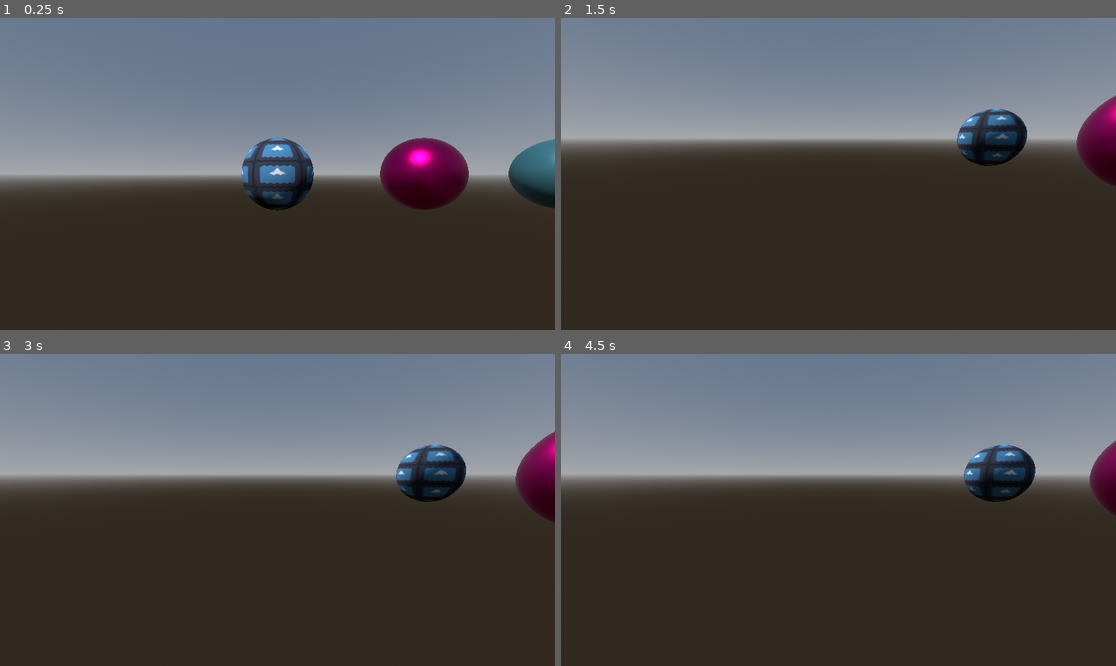
Above: before the commit, frames 1-4 (two rows, left to right).
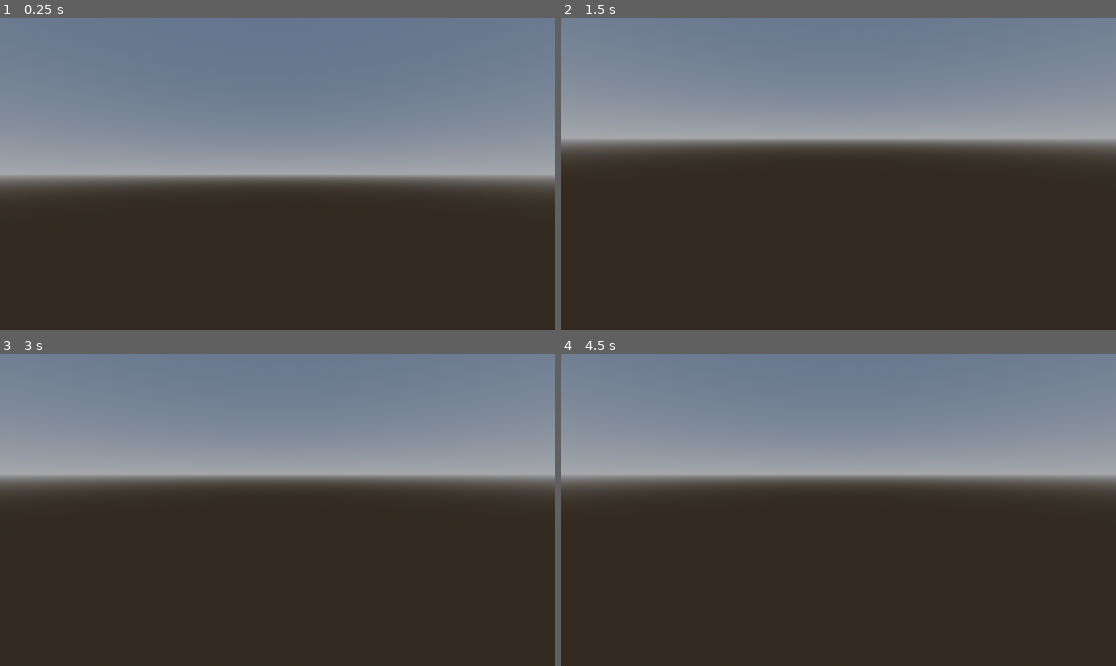
Above: after the commit, the same moments.

Repository: hipml/shaders
Game: Godot game, scene res://scenes/spatial_shaders.tscn
The game is run twice, just before and just after one commit, with the same random seed, the same clock (stepped at 60 frames per second) and the same inputs. The engine's default icon, where the game draws it, is replaced by a stand-in: a white triangle on a blue panel in a dark square.
Inputs (mouse positions are in pixels of both pictures, inside the frame that each line leads up to):
- Up to frame 1 (0.25 s): no input
- Up to frame 2 (1.5 s): tap Enter at 0.5 s; move the mouse to (960, 158) at 0.52 s; hold D (move_right) 0.53-1.28 s; hold Right mouse button (camera_move_mode) 0.53-1.28 s; click (960, 158) at 0.67 s; move the mouse to (810, 174) at 1.27 s; hold W (move_forward) from 1.28 s (still down); tap Shift (camera_speed_up) at 1.35 s
- Up to frame 3 (3 s): tap Space at 2 s; move the mouse to (333, 441) at 2.02 s; release W (move_forward) at 2.03 s; hold D (move_right) 2.03-2.78 s; click (333, 441) at 2.1 s; tap Enter at 2.75, 2.85 s; move the mouse to (249, 572) at 2.77 s; hold W (move_forward) from 2.78 s (still down); click (249, 572) at 2.92 s
- Up to frame 4 (4.5 s): tap Space at 3.5 s; move the mouse to (1005, 556) at 3.52 s; release W (move_forward) at 3.53 s; hold A (move_left) from 3.53 s (still down); tap F at 3.6 s; tap Enter at 4.25 s; move the mouse to (672, 463) at 4.27 s; right-click (672, 463) at 4.35 s

The runs differ from the first frame. In frame 1, 6.5% of the frame differs, in the area x 43-100%, y 38-62%; in frame 2, 3.2%; in frame 3, 3.2%; in frame 4, 2.6%.

Commit message:
water shader

Diff:
--- a/spatial-shaders/scenes/spatial_shaders.tscn
+++ b/spatial-shaders/scenes/spatial_shaders.tscn
@@ -7,6 +7,7 @@
 [ext_resource type="Shader" path="res://shaders/pbr.gdshader" id="5_klg84"]
 [ext_resource type="Shader" path="res://shaders/vertex.gdshader" id="6_jf57q"]
 [ext_resource type="Shader" uid="uid://csndq3sl6dred" path="res://shaders/standardmaterial3d.tres" id="6_uhyhi"]
+[ext_resource type="Shader" path="res://shaders/water.gdshader" id="8_ewnf3"]
 
 [sub_resource type="ProceduralSkyMaterial" id="ProceduralSkyMaterial_7jfiy"]
 
@@ -71,6 +72,39 @@
 [sub_resource type="SphereMesh" id="SphereMesh_3skxq"]
 material = SubResource("ShaderMaterial_fbtku")
 
+[sub_resource type="PlaneMesh" id="PlaneMesh_wkphu"]
+resource_local_to_scene = true
+size = Vector2(10, 10)
+
+[sub_resource type="FastNoiseLite" id="FastNoiseLite_evmor"]
+seed = 2
+
+[sub_resource type="NoiseTexture2D" id="NoiseTexture2D_ccg3i"]
+seamless = true
+as_normal_map = true
+noise = SubResource("FastNoiseLite_evmor")
+
+[sub_resource type="FastNoiseLite" id="FastNoiseLite_kwe1p"]
+fractal_type = 2
+
+[sub_resource type="NoiseTexture2D" id="NoiseTexture2D_8dnui"]
+seamless = true
+as_normal_map = true
+noise = SubResource("FastNoiseLite_kwe1p")
+
+[sub_resource type="ShaderMaterial" id="ShaderMaterial_85vj0"]
+render_priority = 0
+shader = ExtResource("8_ewnf3")
+shader_parameter/albedo = Color(0, 0.425231, 0.498375, 1)
+shader_parameter/metallic = 0.0
+shader_parameter/roughness = 0.0
+shader_parameter/direction1 = Vector2(1, 0)
+shader_parameter/scroll_speed1 = 0.066
+shader_parameter/direction2 = Vector2(1, 0)
+shader_parameter/scroll_speed2 = 0.1
+shader_parameter/normalmap_tex = SubResource("NoiseTexture2D_8dnui")
+shader_parameter/normalmap2_tex = SubResource("NoiseTexture2D_ccg3i")
+
 [node name="SpatialShaders" type="Node3D"]
 script = ExtResource("1_db346")
 
@@ -79,6 +113,7 @@
 
 [node name="DirectionalLight3D" type="DirectionalLight3D" parent="."]
 transform = Transform3D(0.80536, 0.463107, -0.370038, 0, 0.624234, 0.781237, 0.592787, -0.629177, 0.502733, 0, 3.69932, 0)
+visible = false
 
 [node name="CameraController" parent="." instance=ExtResource("1_p4cbf")]
 transform = Transform3D(1, 0, 0, 0, 1, 0, 0, 0, 1, 0, 0, 2.85299)
@@ -86,20 +121,37 @@
 
 [node name="SphereExample" type="MeshInstance3D" parent="."]
 transform = Transform3D(-1, 0, -8.74228e-08, 0, 1, 0, 8.74228e-08, 0, -1, 0, 0, 0)
+visible = false
 mesh = SubResource("SphereMesh_5gdlg")
 
 [node name="SphereExample2" type="MeshInstance3D" parent="."]
 transform = Transform3D(-1, 0, -8.74228e-08, 0, 1, 0, 8.74228e-08, 0, -1, 2, 0, 0)
+visible = false
 mesh = SubResource("SphereMesh_xwklm")
 
 [node name="SphereExample3" type="MeshInstance3D" parent="."]
 transform = Transform3D(-1, 0, -8.74228e-08, 0, 1, 0, 8.74228e-08, 0, -1, 4, 0, 0)
+visible = false
 mesh = SubResource("SphereMesh_g1chp")
 
 [node name="SphereExample4" type="MeshInstance3D" parent="."]
 transform = Transform3D(-1, 0, -8.74228e-08, 0, 1, 0, 8.74228e-08, 0, -1, 6, 0, 0)
+visible = false
 mesh = SubResource("SphereMesh_8pi7u")
 
 [node name="SphereExample5" type="MeshInstance3D" parent="."]
 transform = Transform3D(-1, 0, -8.74228e-08, 0, 1, 0, 8.74228e-08, 0, -1, 8, 0, 0)
+visible = false
 mesh = SubResource("SphereMesh_3skxq")
+
+[node name="OmniLight3D" type="OmniLight3D" parent="."]
+transform = Transform3D(1, 0, 0, 0, 1, 0, 0, 0, 1, 0, 1.84898, 0)
+light_energy = 6.185
+light_indirect_energy = 2.63
+light_volumetric_fog_energy = 1.519
+omni_range = 5.828
+
+[node name="Water" type="MeshInstance3D" parent="."]
+transform = Transform3D(1, 0, 0, 0, 1, 0, 0, 0, 1, 0, 2.38419e-07, 0)
+mesh = SubResource("PlaneMesh_wkphu")
+surface_material_override/0 = SubResource("ShaderMaterial_85vj0")
--- /dev/null
+++ b/spatial-shaders/shaders/water.gdshader
@@ -0,0 +1,32 @@
+shader_type spatial;
+
+uniform sampler2D normalmap_tex: repeat_enable, filter_linear;
+uniform sampler2D normalmap2_tex: repeat_enable, filter_linear;
+
+uniform vec3 albedo: source_color;
+uniform float metallic:hint_range(0.0, 1.0) = 0.0;
+uniform float roughness:hint_range(0.0, 1.0) = 0.01;
+
+uniform vec2 direction1 = vec2(1.0, 0.0);
+uniform float scroll_speed1: hint_range(0.0, 1.0) = 0.03;
+
+uniform vec2 direction2 = vec2(0.0, 1.0);
+uniform float scroll_speed2: hint_range(0.0, 1.0) = 0.01;
+
+void fragment() {
+
+	vec2 offset1 = direction1 * scroll_speed1 * TIME;
+	vec2 offset2 = direction2 * scroll_speed2 * TIME;
+
+	vec4 normal = texture(normalmap_tex, UV + offset1);
+	vec4 normal2 = texture(normalmap2_tex, UV + offset2);
+
+	NORMAL_MAP = mix(normal.rgb, normal2.rgb, 0.5);
+
+	ALBEDO = albedo;
+	METALLIC = metallic;
+	ROUGHNESS = roughness;
+
+	// vec3 normal = texture(normalmap_tex, UV).rgb;
+	// NORMAL_MAP = normal;
+}
Binary file added: spatial-shaders/assets/normal_maps/Image0001.png
Not shown, added: spatial-shaders/assets/normal_maps/Image0001.png.import
Binary file added: spatial-shaders/assets/normal_maps/Image0002.png
Not shown, added: spatial-shaders/assets/normal_maps/Image0002.png.import
Binary file added: spatial-shaders/assets/normal_maps/Image0003.png
Not shown, added: spatial-shaders/assets/normal_maps/Image0003.png.import
Binary file added: spatial-shaders/assets/normal_maps/Image0004.png
Not shown, added: spatial-shaders/assets/normal_maps/Image0004.png.import
Binary file added: spatial-shaders/assets/normal_maps/Image0005.png
Not shown, added: spatial-shaders/assets/normal_maps/Image0005.png.import
Binary file added: spatial-shaders/assets/normal_maps/Image0006.png
Not shown, added: spatial-shaders/assets/normal_maps/Image0006.png.import
(and 22 more such lines)
